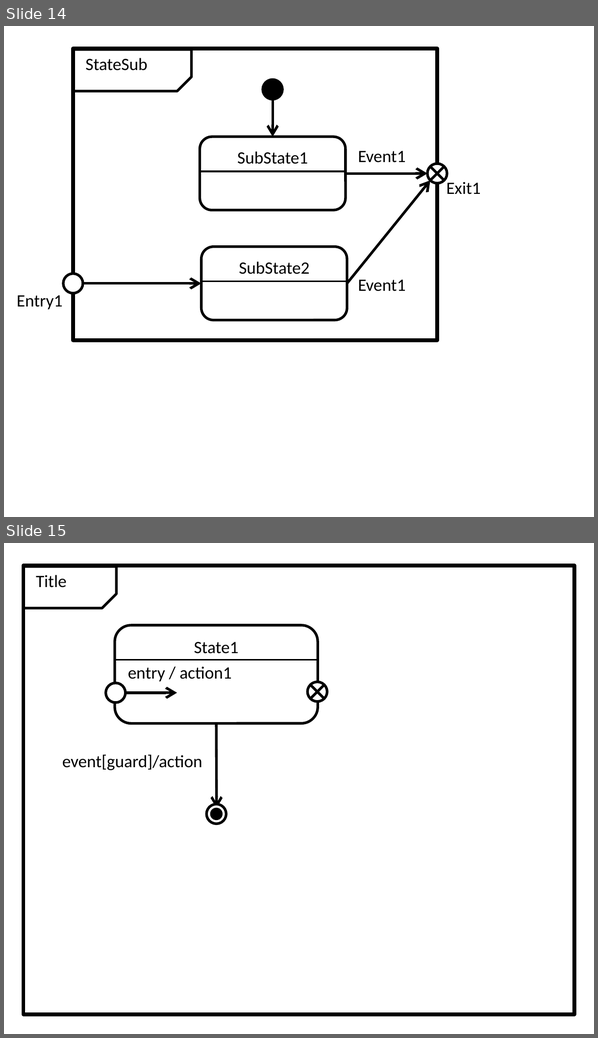
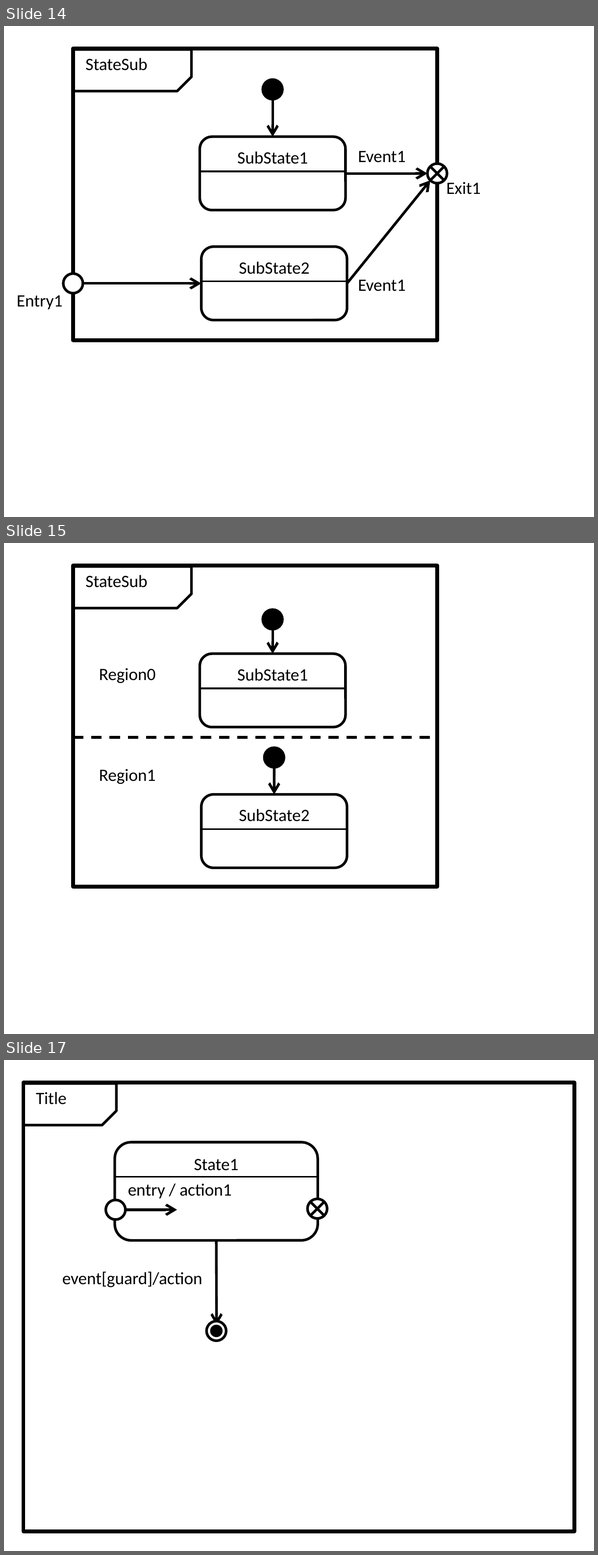
Before and after one commit to redboltz/cpp_sample, a slide deck: boost_training/msm/fig.pptx. Shown one above the other, each under a label of ours: slides 14 and 15 before the commit, slides 14, 15 and 17 after it; the slides between them are not shown. The pictures are 598x1038 and 598x1555 pixels, drawn with LibreOffice and Linux fonts; fonts in the diff are those of the drawing. Boxes give left, top, right and bottom in pixels: in the first picture for what was removed or moved away, otherwise in the second. Text is boxed around its words. In the diff, an @@ line names an element or a change of style, - is before the commit and + after.

```diff
--- a/boost_training/msm/fig.pptx
+++ b/boost_training/msm/fig.pptx
@@ slide 15 added at [4, 543, 594, 1034], background #FFFFFF @@
@@ rectangle added at [73, 566, 437, 887], outline #000000 2.25 pt @@
@@ snip rect added at [73, 567, 191, 608], outline #000000 1.5 pt @@
@@ text added at [85, 575, 147, 588], 10 pt, text #000000 @@
+StateSub
@@ ellipse added at [262, 609, 282, 629], fill #000000, outline #000000 1.5 pt @@
@@ arrow added from (272, 629) to (272, 654), #000000 1.5 pt @@
@@ rounded rectangle added at [200, 654, 346, 728], outline #000000 1.5 pt, 10 pt, text #000000 @@
+SubState1
@@ text added at [99, 668, 156, 683], 10 pt, text #000000 @@
+Region0
@@ line added from (200, 689) to (345, 689), #000000 1 pt @@
@@ line added from (73, 738) to (437, 738), #000000 1.5 pt dashed @@
@@ ellipse added at [265, 747, 285, 767], fill #000000, outline #000000 1.5 pt @@
@@ text added at [99, 769, 156, 784], 10 pt, text #000000 @@
+Region1
@@ arrow added from (274, 767) to (274, 795), #000000 1.5 pt @@
@@ rounded rectangle added at [201, 795, 347, 868], outline #000000 1.5 pt, 10 pt, text #000000 @@
+SubState2
@@ line added from (202, 829) to (346, 829), #000000 1 pt @@
@@ what was slide 15 is now slide 17 @@
```
Also in this commit, not shown: 1 other slide added.
